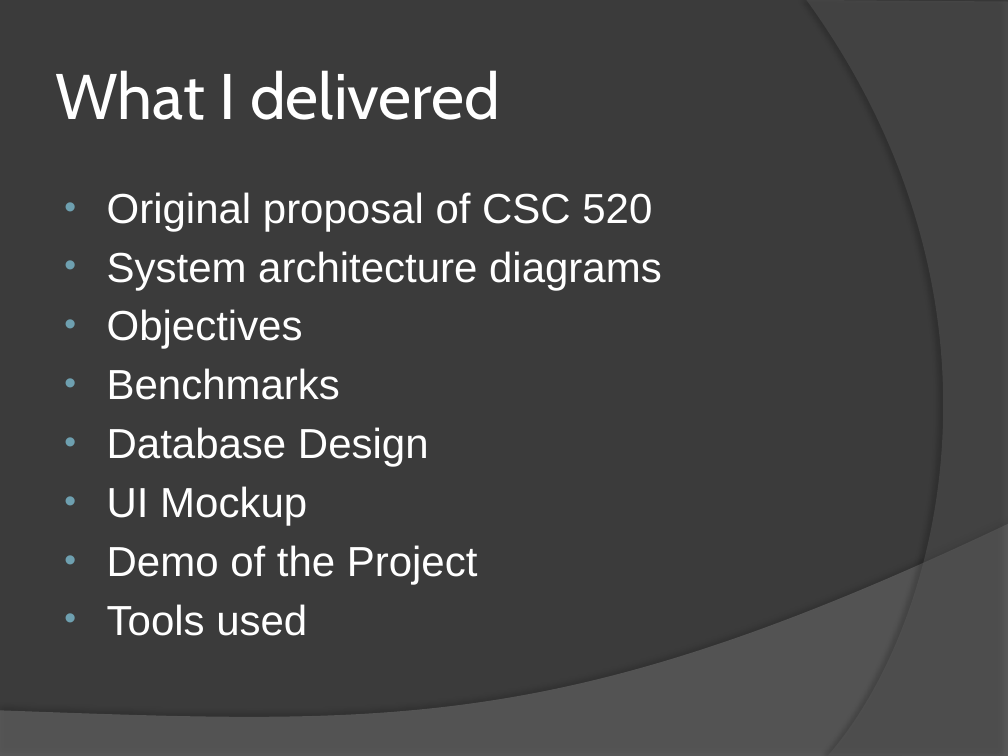
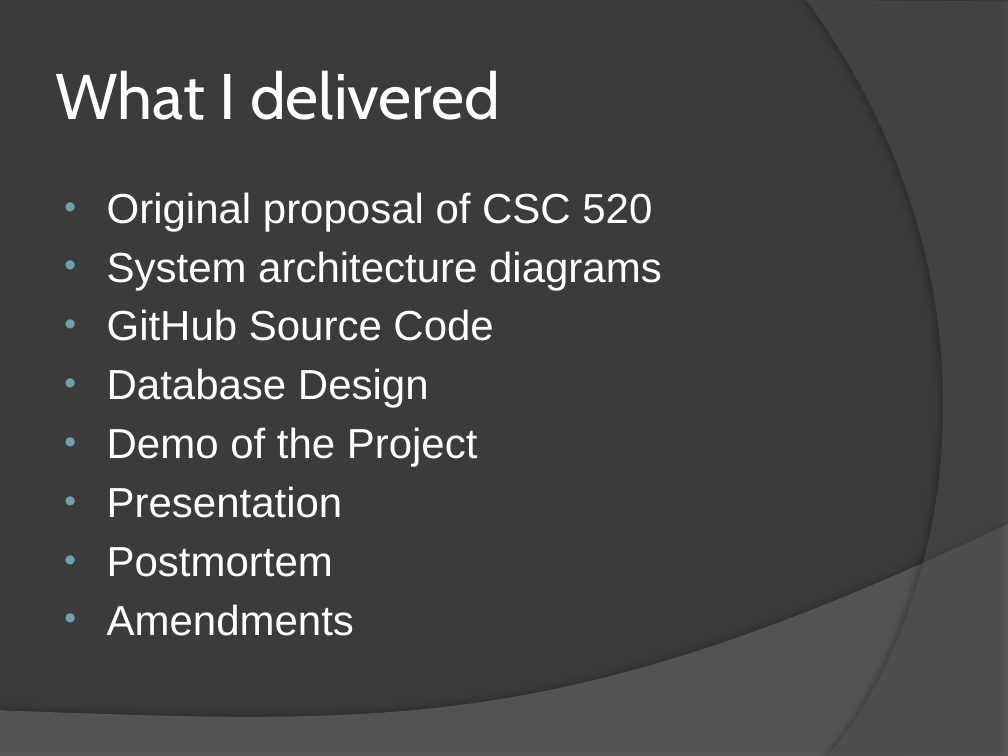
Before and after one commit to JackD27/CapstoneProject, a slide deck: slide 14 of FinalMoneypadPowerpoint.pptx (slide 13 before the commit). Drawn at 1008x756 pixels with LibreOffice and Linux fonts; fonts in the diff are those of the drawing. Boxes give left, top, right and bottom in pixels: in the first picture for what was removed or moved away, otherwise in the second. Text is boxed around its words. In the diff, an @@ line names an element or a change of style, - is before the commit and + after.

```diff
--- a/FinalMoneypadPowerpoint.pptx
+++ b/FinalMoneypadPowerpoint.pptx
@@ text at (107,309,493,341): text changed @@
-• Objectives
-• Benchmarks
+• GitHub Source Code
@@ text at (107,486,307,525): paragraph removed @@
-• UI Mockup
@@ text at (107,486,354,636): text changed @@
-• Tools used
+• Presentation
+• Postmortem
+• Amendments
```
Also in this commit, not shown: 4 other slides changed, 1 slide added, 1 slide removed.
